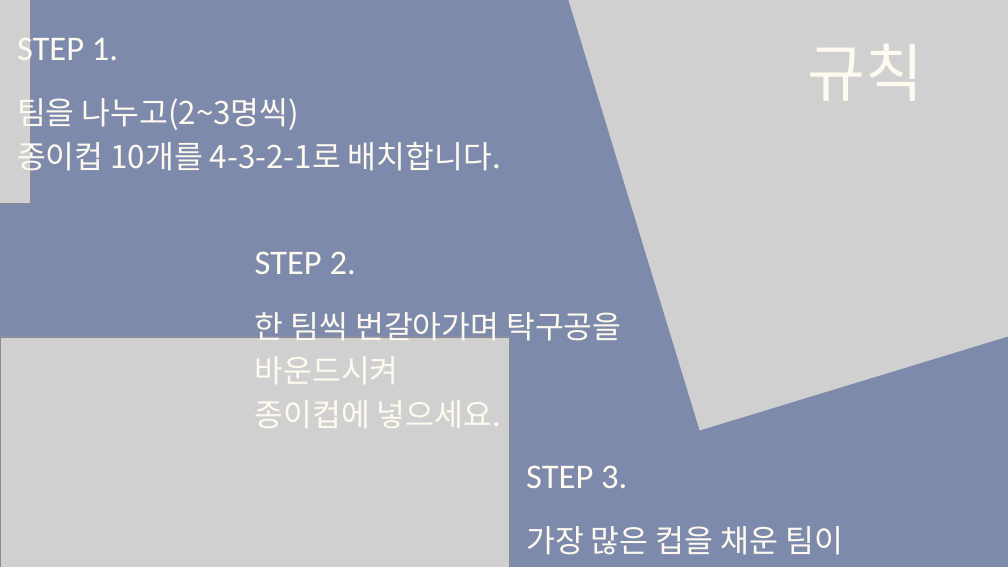
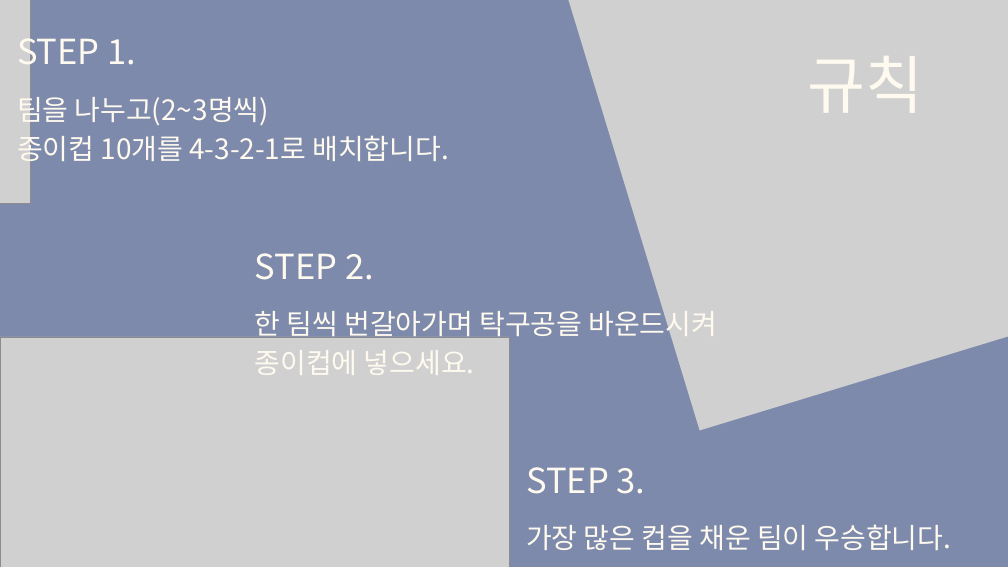
Before and after one commit to tkdgns25300/sunday_play, a slide deck: slide 2 of public/downloads/games/pingpong-bounce/rules.pptx. Drawn at 1008x567 pixels with LibreOffice and Linux fonts; fonts in the diff are those of the drawing; grey boxes stand for pictures. Boxes give left, top, right and bottom in pixels: in the first picture for what was removed or moved away, otherwise in the second. Text is boxed around its words. In the diff, an @@ line names an element or a change of style, - is before the commit and + after.

```diff
--- a/public/downloads/games/pingpong-bounce/rules.pptx
+++ b/public/downloads/games/pingpong-bounce/rules.pptx
@@ font Calibri to Noto Sans CJK KR in 4 elements at [17,30,136,74], [526,467,646,494], [255,253,374,280], [808,56,924,113] @@
@@ text "규칙": place and size @@
-text "규칙" at [808,44,924,101]
+text "규칙" at [808,56,924,113]
@@ text "팀을 나누고(2~3명씩)" at [17,92,449,167]: size 44.8 to 40 pt; line spacing 62.7pt to 56pt @@
@@ text "한 팀씩 번갈아가며 탁구공을 바운드시켜" at [255,306,718,375]: size 44.8 to 40 pt; line spacing 62.8pt to 56pt @@
@@ text "가장 많은 컵을 채운 팀이 ..." at [526,524,952,550]: size 44.9 to 40 pt; line spacing 62.8pt to 56pt @@
```
Also in this commit, not shown: 3 other slides changed, 1 slide added, 3 other files.
